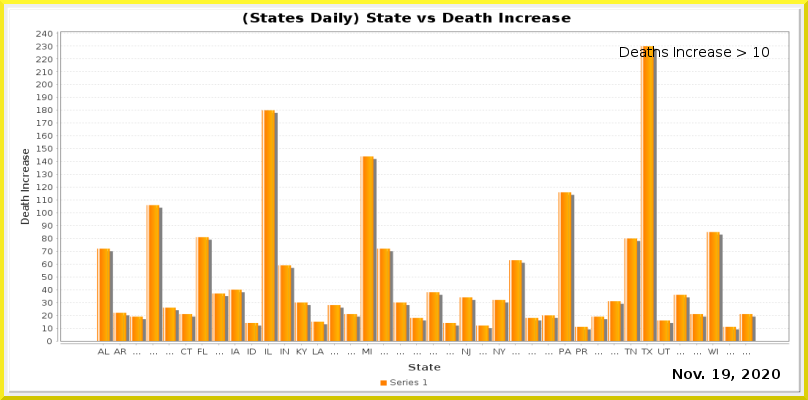
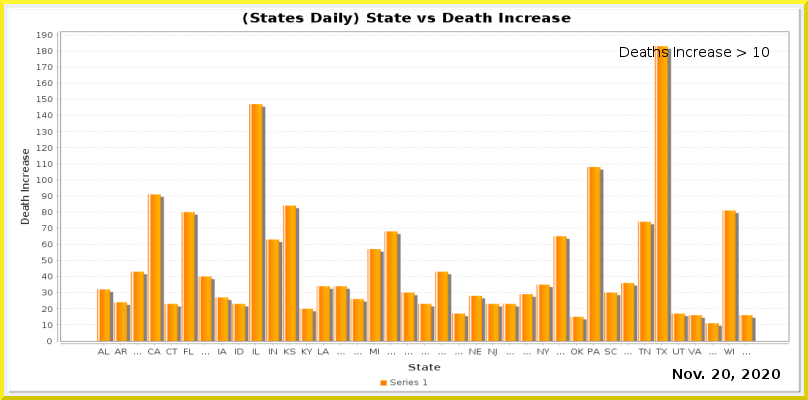
Before/after of a 808 × 400 layered artwork. What changed in the layer stack:
painted on "Current Date" over (x1=712, y1=369, x2=730, y2=379)
painted on "Date_vs_TestIncrease.png" over (x1=36, y1=30, x2=789, y2=356)
